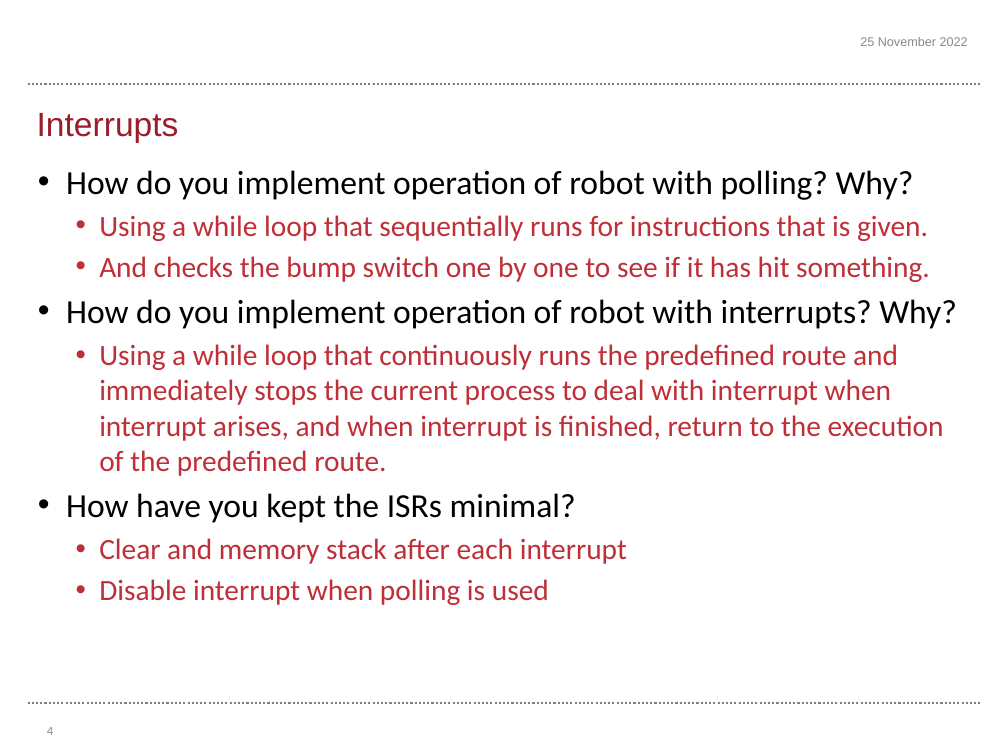
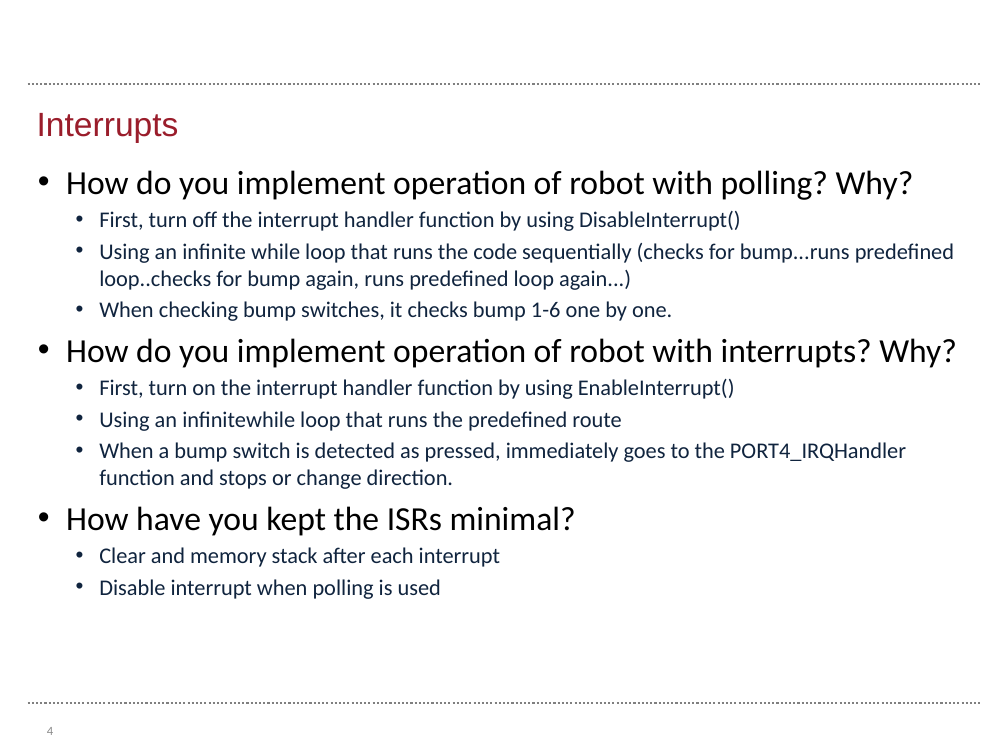
Before and after one commit to harryrrah0706/ERTS-Part-2-Task1-Final, a slide deck: slide 4 of Template final assessment - Task 1.pptx. Drawn at 1008x756 pixels with LibreOffice and Linux fonts; fonts in the diff are those of the drawing; background and template pictures are left out. Boxes give left, top, right and bottom in pixels: in the first picture for what was removed or moved away, otherwise in the second. Text is boxed around its words. In the diff, an @@ line names an element or a change of style, - is before the commit and + after.

```diff
--- a/Template final assessment - Task 1.pptx
+++ b/Template final assessment - Task 1.pptx
@@ text removed at (860,37,968,46) @@
-25 November 2022
@@ text at (99,211,954,321): text changed; size 21 to 16 pt; text colour #BF2F37 to #0F243E @@
-  • Using a while loop that sequentially runs for instructions that is given.
-  • And checks the bump switch one by one to see if it has hit something.
+  • First, turn off the interrupt handler function by using DisableInterrupt()
+  • Using an infinite while loop that runs the code sequentially (checks for bump...runs predefined loop..checks for bump again, runs predefined loop again...)
+  • When checking bump switches, it checks bump 1-6 one by one.
@@ text at (99,379,906,489): text changed; size 21 to 16 pt; text colour #BF2F37 to #0F243E @@
-  • Using a while loop that continuously runs the predefined route and immediately stops the current process to deal with interrupt when interrupt arises, and when interrupt is finished, return to the execution of the predefined route.
+  • First, turn on the interrupt handler function by using EnableInterrupt()
+  • Using an infinitewhile loop that runs the predefined route
+  • When a bump switch is detected as pressed, immediately goes to the PORT4_IRQHandler function and stops or change direction.
@@ text at (99,547,500,599): size 21 to 16 pt, text colour #BF2F37 to #0F243E in "Clear and memory stack after each interrupt", "Disable interrupt when polling is used"; less space between paragraphs @@
```
Also in this commit, not shown: 3 other slides changed, 3 slides added, 3 slides removed, 1 other file.
